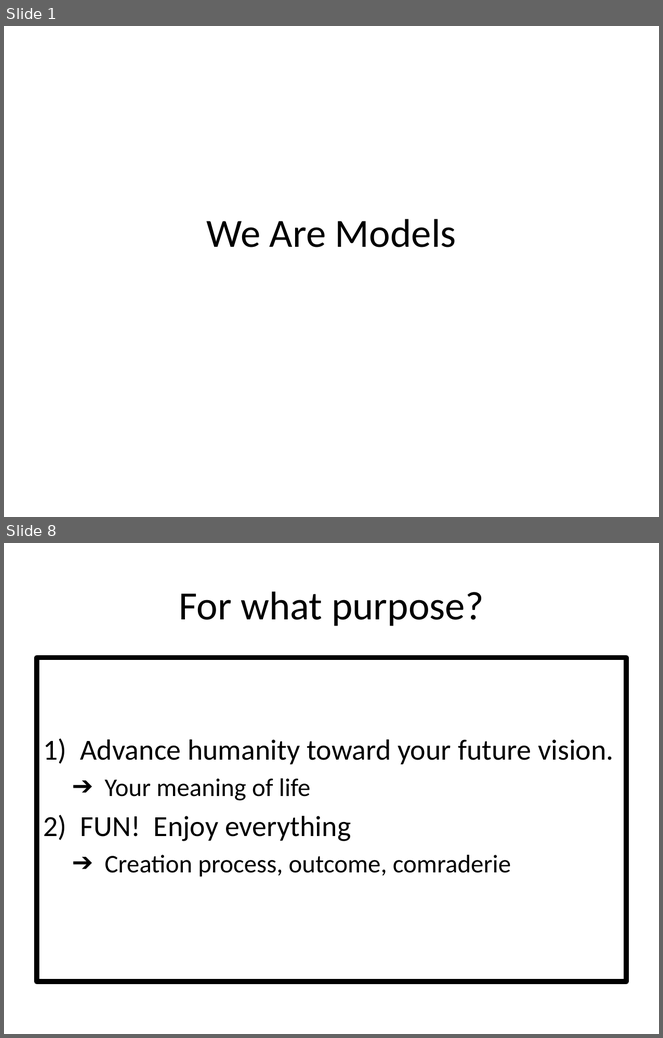
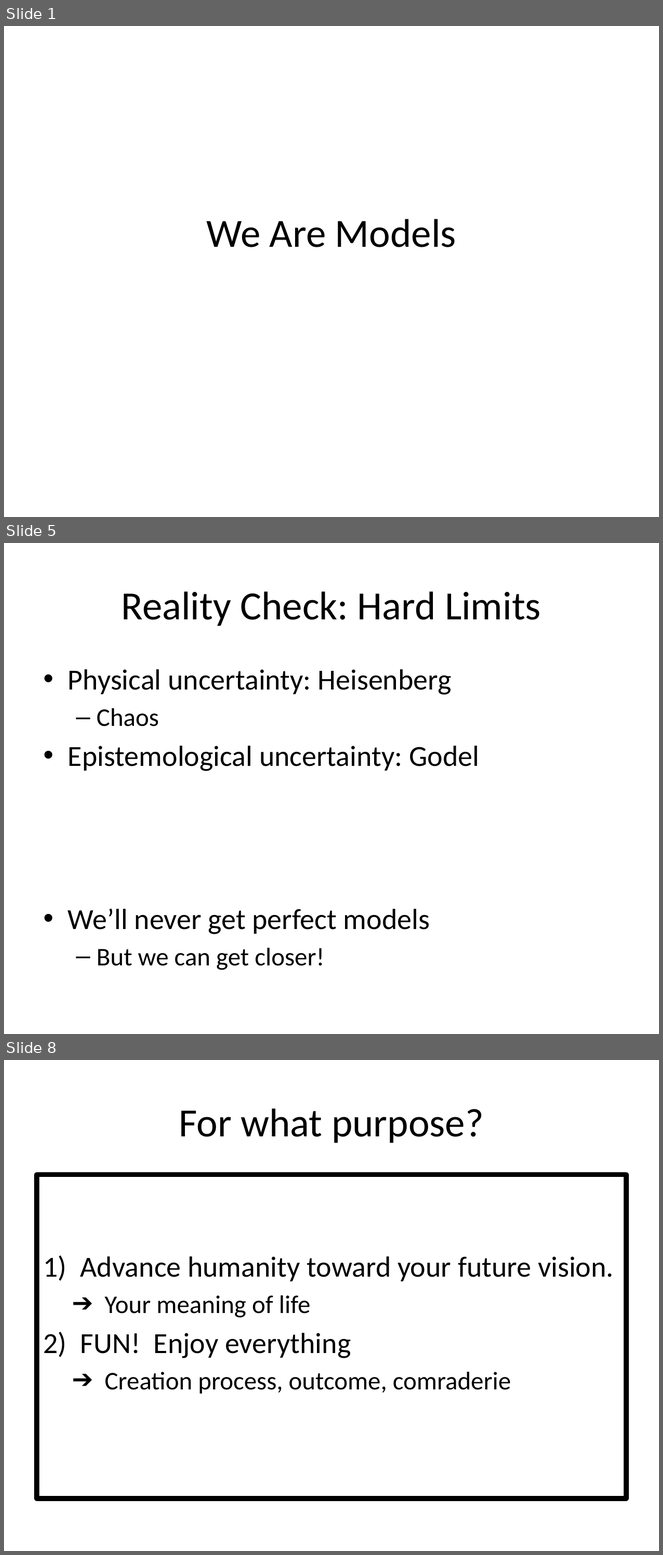
Before and after one commit to dhutchis/ModelTalk, a slide deck: ModelTalk.pptx. Shown one above the other, each under a label of ours: slides 1 and 8 before the commit, slides 1, 5 and 8 after it; the slides between them are not shown. The pictures are 663x1038 and 663x1555 pixels, drawn with LibreOffice and Linux fonts; fonts in the diff are those of the drawing. Boxes give left, top, right and bottom in pixels: in the first picture for what was removed or moved away, otherwise in the second. Text is boxed around its words. In the diff, an @@ line names an element or a change of style, - is before the commit and + after.

```diff
--- a/ModelTalk.pptx
+++ b/ModelTalk.pptx
@@ slide 5 added at <box>4,543,659,1034</box>, background #FFFFFF @@
@@ title added at <box>122,591,541,626</box>, 44 pt, text #000000 @@
+Reality Check: Hard Limits
@@ text added at <box>68,669,479,970</box>, 32 pt, text #000000 @@
+• Physical uncertainty: Heisenberg
+  – Chaos
+• Epistemological uncertainty: Godel
+• We’ll never get perfect models
+  – But we can get closer!
```
Also in this commit, not shown: 5 slides changed, 3 other slides added, 1 other file.
